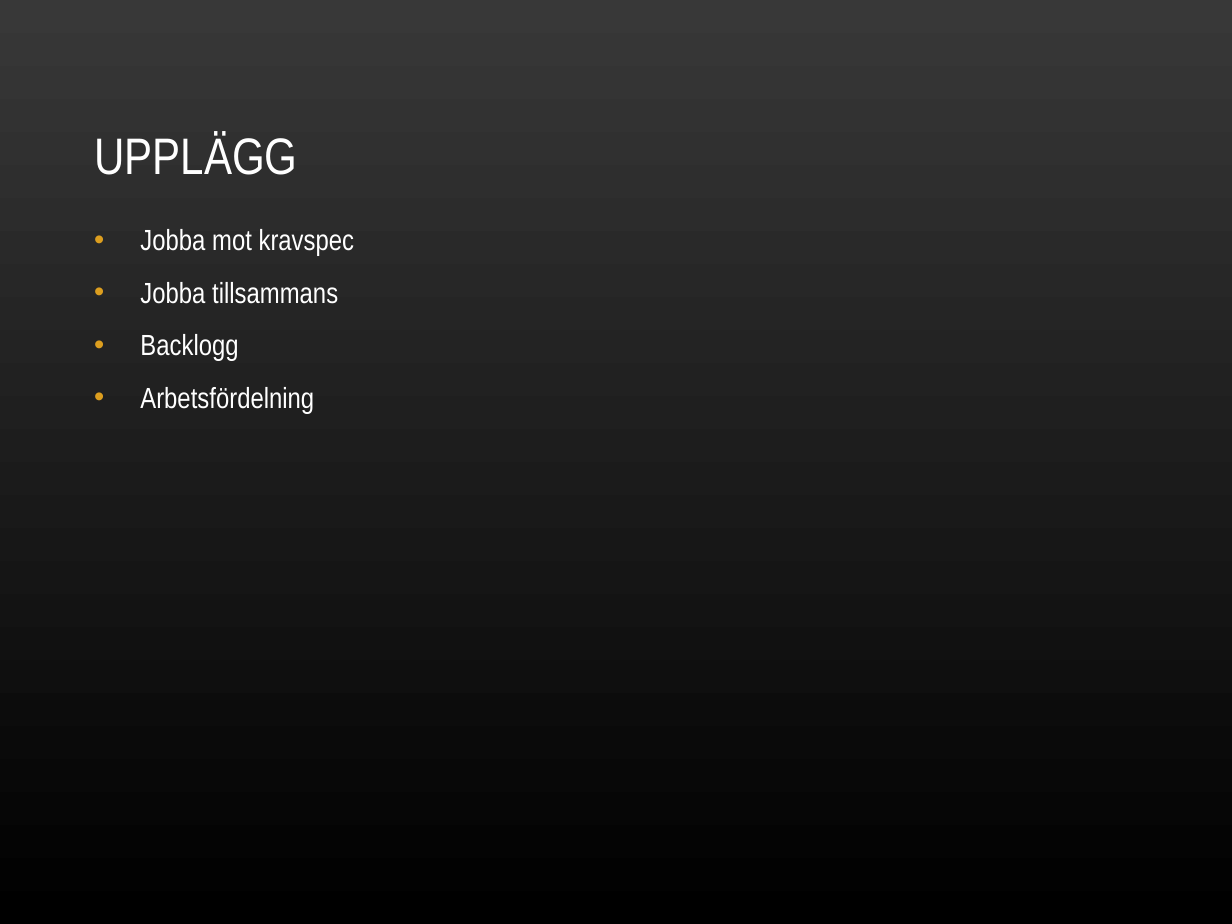
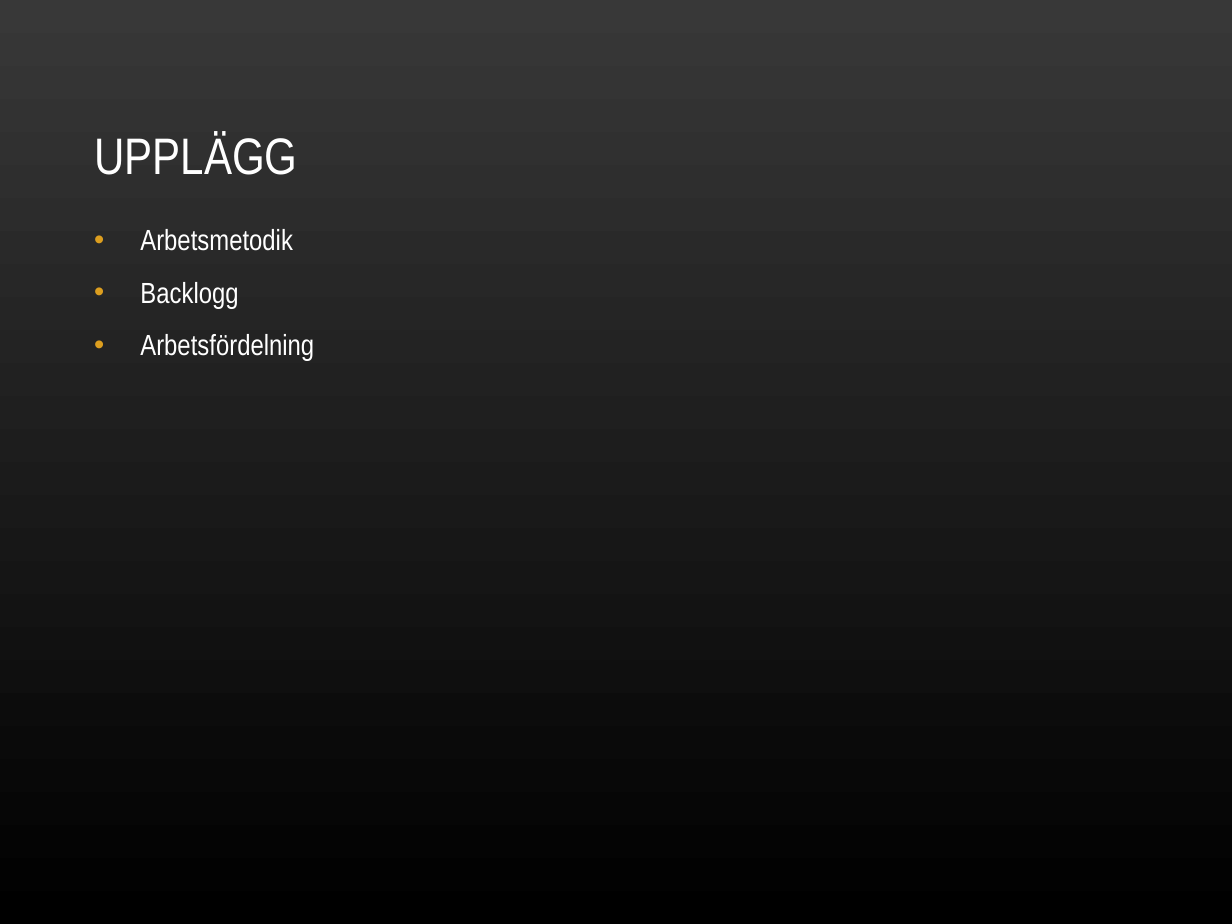
Before and after one commit to nbt11nsn/mobow, a slide deck: slide 4 of dokument/Mobow-slutpresentation.ppt. Drawn at 1232x924 pixels with LibreOffice and Linux fonts; fonts in the diff are those of the drawing; background and template pictures are left out. Boxes give left, top, right and bottom in pixels: in the first picture for what was removed or moved away, otherwise in the second. Text is boxed around its words. In the diff, an @@ line names an element or a change of style, - is before the commit and + after.

```diff
--- a/dokument/Mobow-slutpresentation.ppt
+++ b/dokument/Mobow-slutpresentation.ppt
@@ text at [140, 229, 293, 251]: text changed @@
-• Jobba mot kravspec
-• Jobba tillsammans
+• Arbetsmetodik
```
Also in this commit, not shown: 3 other slides changed, 1 slide added, 1 slide removed.
